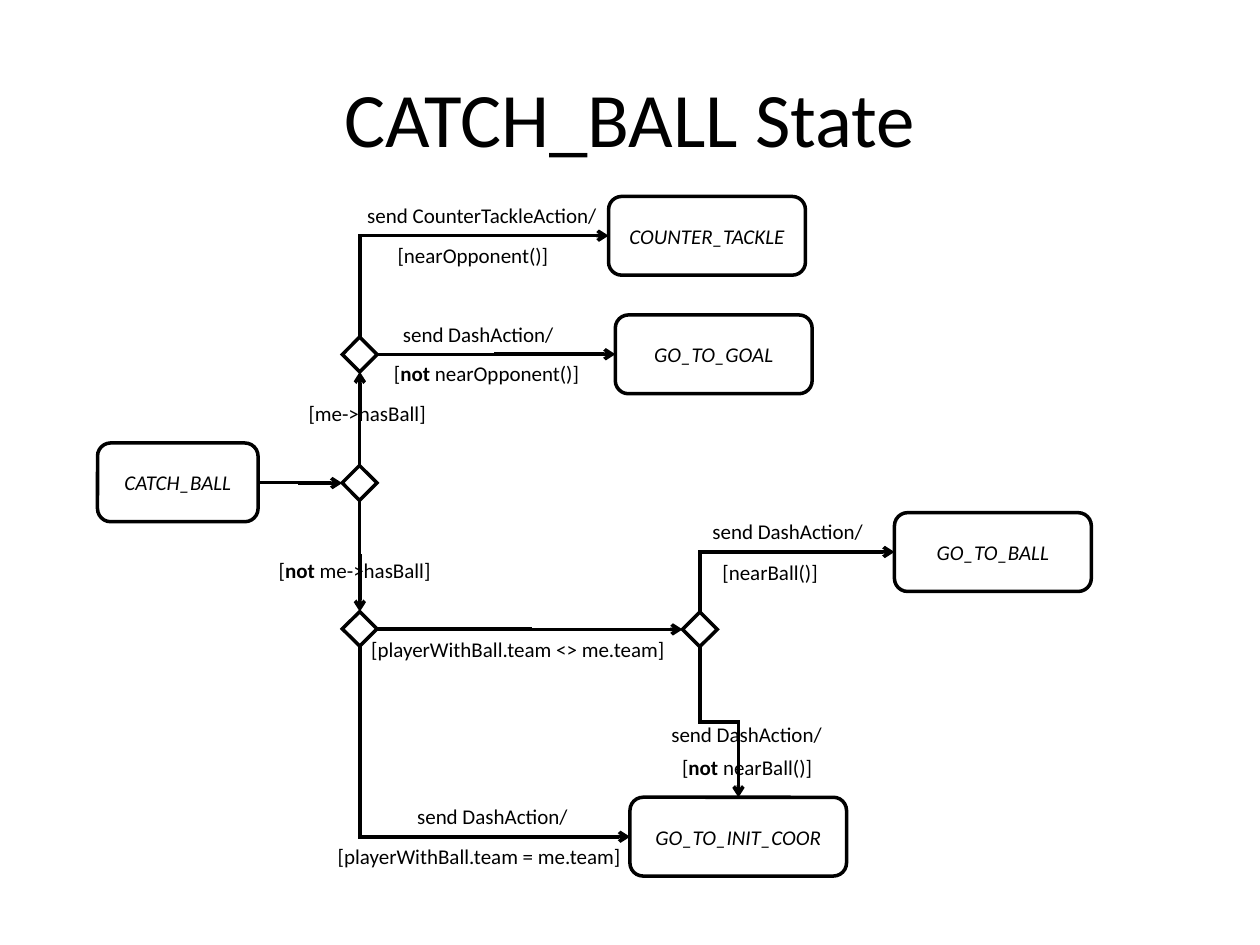
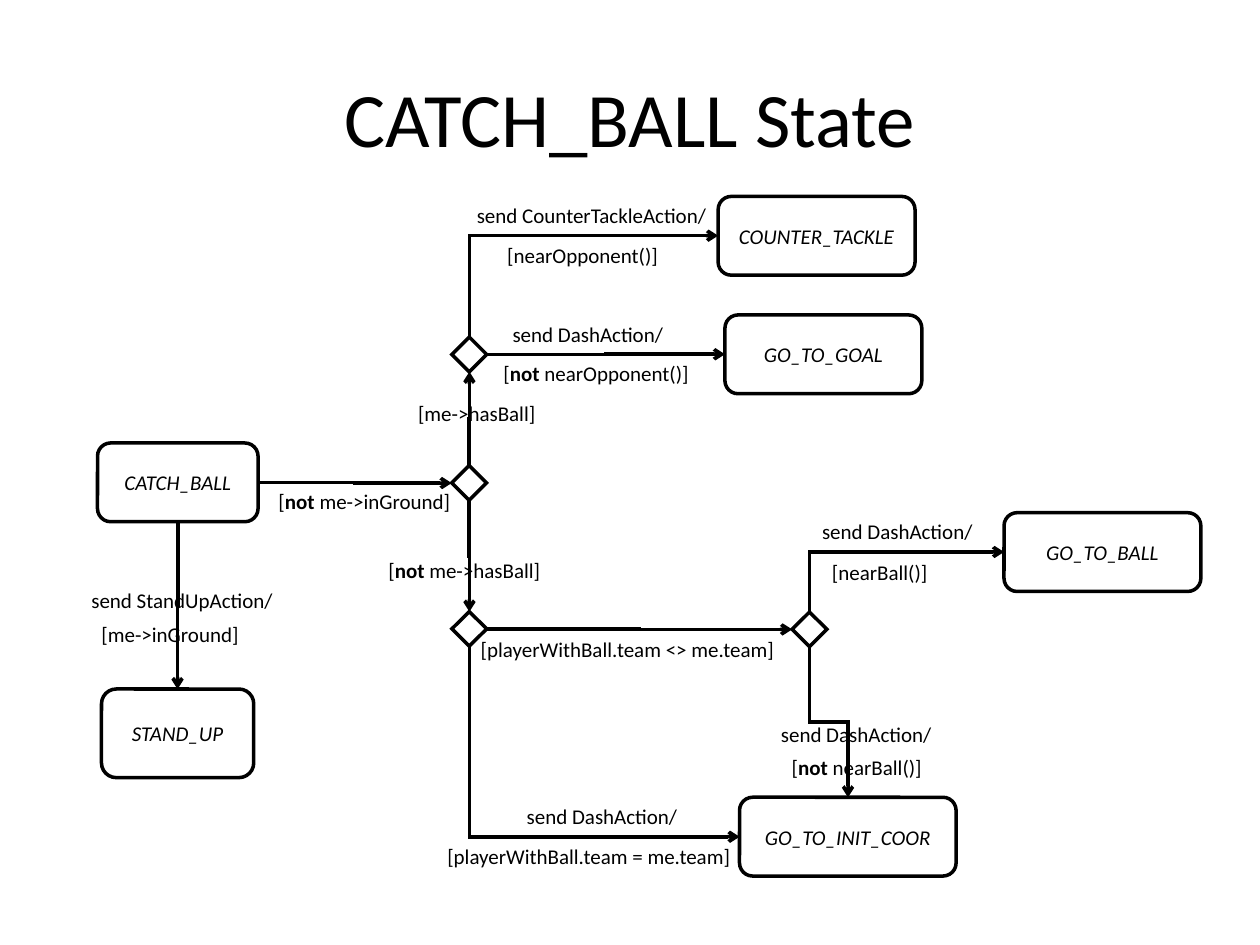
Before and after one commit to krishprince/rollerslam, a slide deck: slide 4 of docs/AgentActionsPerceptions/PlayerStrategyStateMachine.ppt. Drawn at 1260x945 pixels with LibreOffice and Linux fonts; fonts in the diff are those of the drawing. Boxes give left, top, right and bottom in pixels: in the first picture for what was removed or moved away, otherwise in the second. Text is boxed around its words. In the diff, an @@ line names an element or a change of style, - is before the commit and + after.

```diff
--- a/docs/AgentActionsPerceptions/PlayerStrategyStateMachine.ppt
+++ b/docs/AgentActionsPerceptions/PlayerStrategyStateMachine.ppt
@@ elbow arrow moved from (258, 483) - (343, 483) to (258, 483) - (452, 483) @@
@@ text added at [278,494,451,512], 12 pt, text #000000 @@
+[not me->inGround]
@@ elbow arrow added from (178, 522) to (178, 689), #000000 2.01 pt @@
@@ 13 texts, 8 elbow arrows, 4 rounded rectangles, 4 diamonds: place and size @@
-13 texts, 8 elbow arrows, 4 rounded rectangles, 4 diamonds at [279,197,1091,877]
+13 texts, 8 elbow arrows, 4 rounded rectangles, 4 diamonds at [388,197,1201,877]
@@ text added at [91,590,273,614], 12 pt, text #000000 @@
+send StandUpAction/
@@ text added at [101,625,238,649], 12 pt, text #000000 @@
+[me->inGround]
@@ rounded rectangle added at [102,689,255,777], fill #FFFFFF, outline #000000 2.01 pt, 12 pt, text #000000, italic @@
+STAND_UP
```
Also in this commit, not shown: 3 other slides changed.
